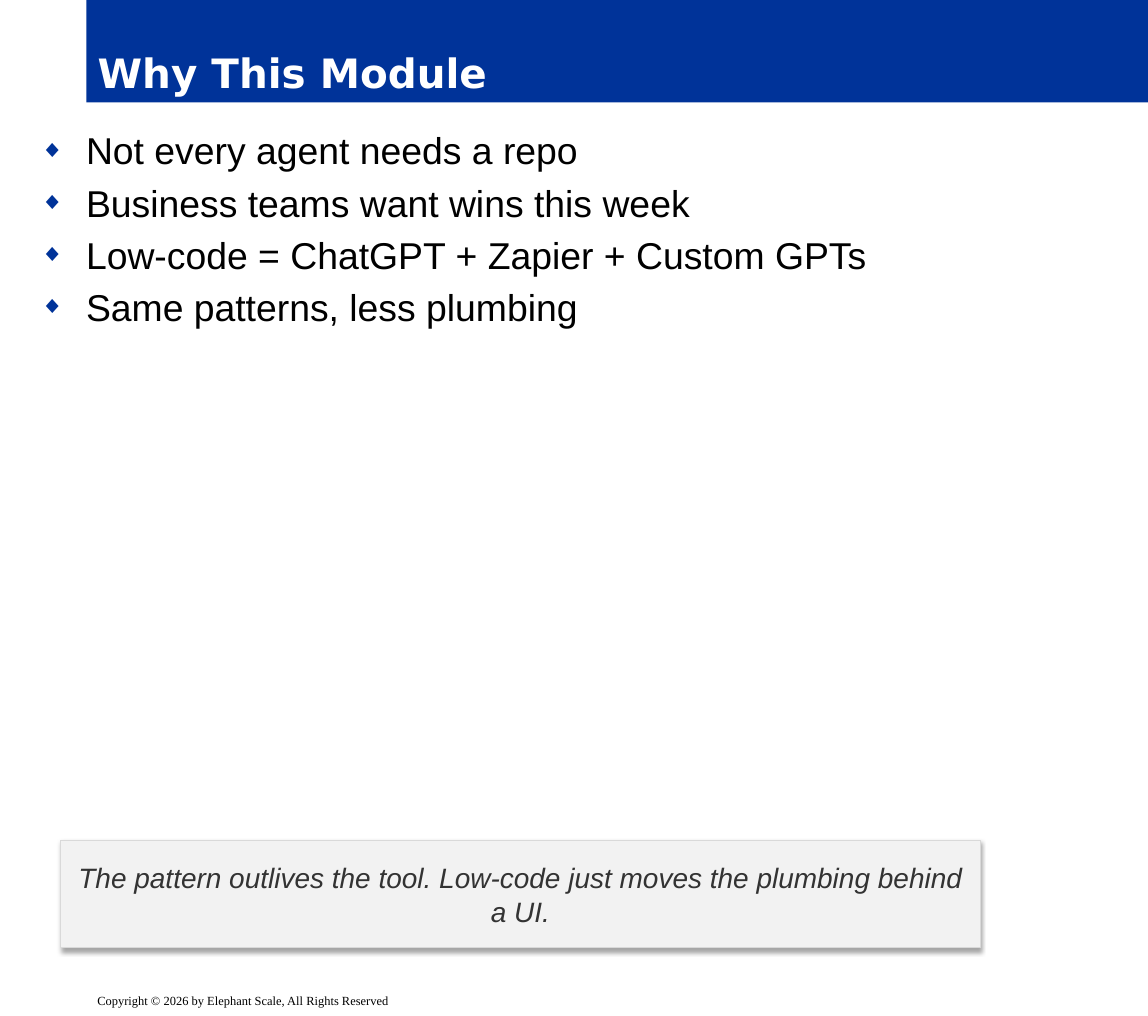
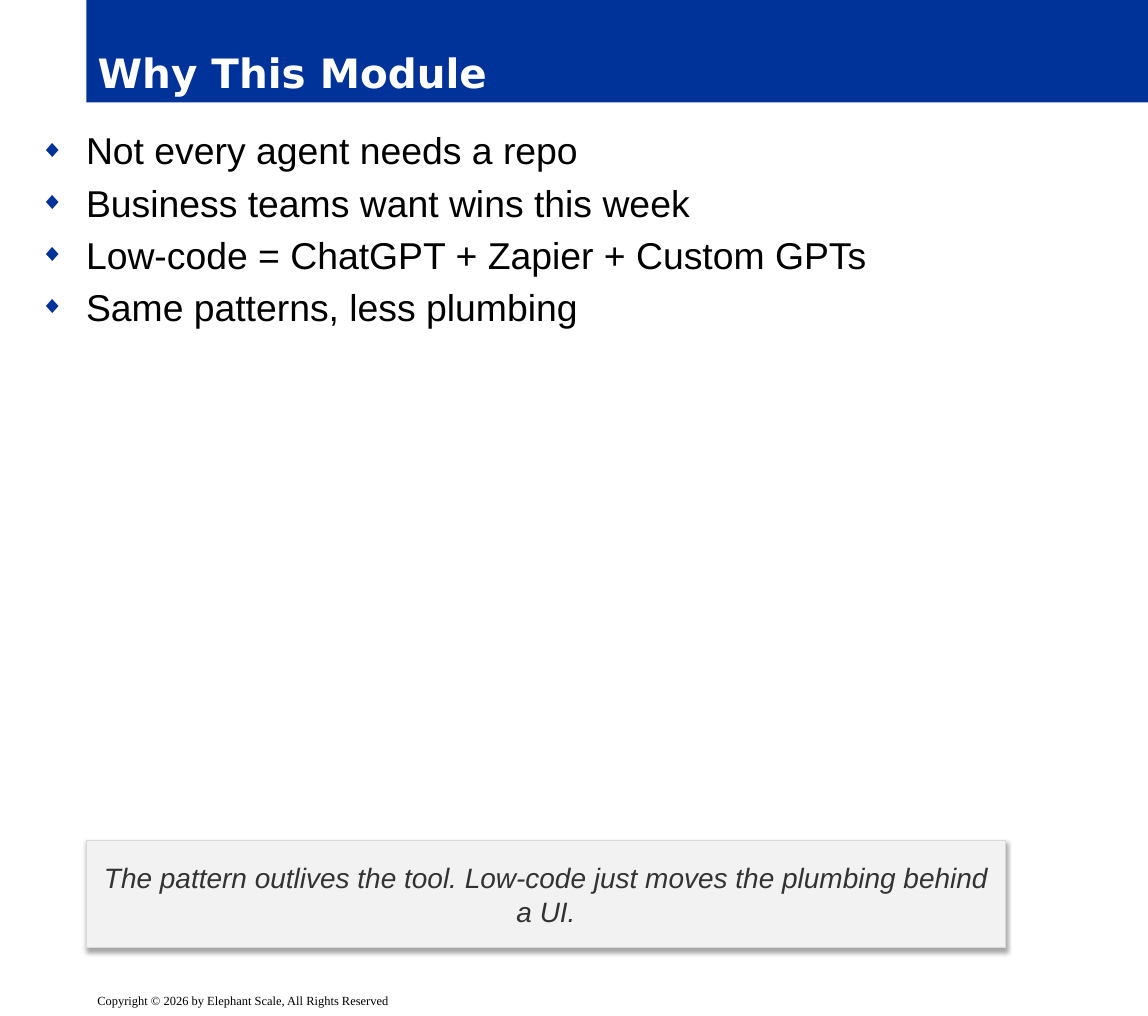
Before and after one commit to elephantscale/Building-Agentic-AI, a slide deck: slide 2 of slides/release/08-low-code-agents.pptx. Drawn at 1148x1016 pixels with LibreOffice and Linux fonts; fonts in the diff are those of the drawing; background and template pictures are left out. Boxes give left, top, right and bottom in pixels: in the first picture for what was removed or moved away, otherwise in the second. Text is boxed around its words. In the diff, an @@ line names an element or a change of style, - is before the commit and + after.

```diff
--- a/slides/release/08-low-code-agents.pptx
+++ b/slides/release/08-low-code-agents.pptx
@@ rectangle "The pattern outlives the tool. ...": place and size @@
-rectangle "The pattern outlives the tool. ..." at box(60, 841, 980, 949)
+rectangle "The pattern outlives the tool. ..." at box(86, 841, 1006, 949)
```
Also in this commit, not shown: 14 other slides changed.
